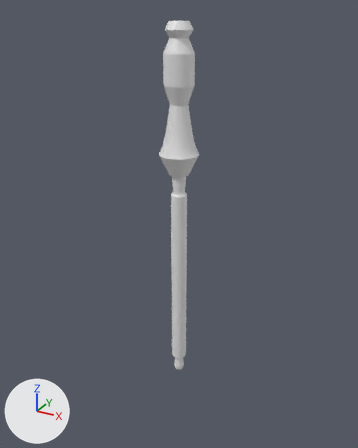
What one commit did to the Blender file Trident/axe.blend.
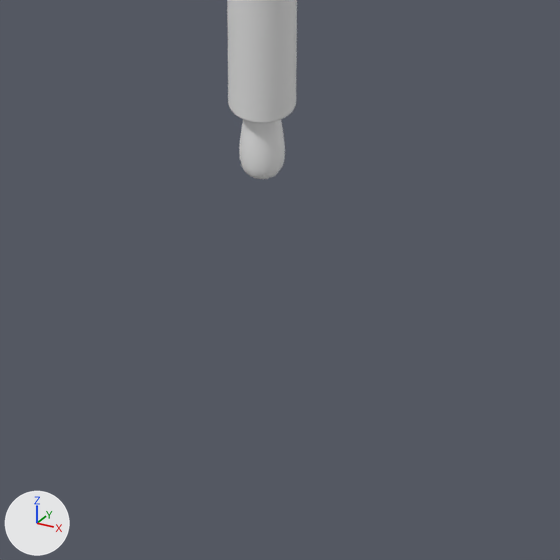
Each version is shown whole from a camera (50 mm lens) standing at (1.96, -3.5, 5.22) and looking at (-0.06, 0.17, 3.38), then close up on the part from 35% to 67% of the width and 74% to 100% of the height. Every picture has the same lights, and +X, +Y and +Z are marked at lower left. The same objects are shown in both versions, whatever each file hides.
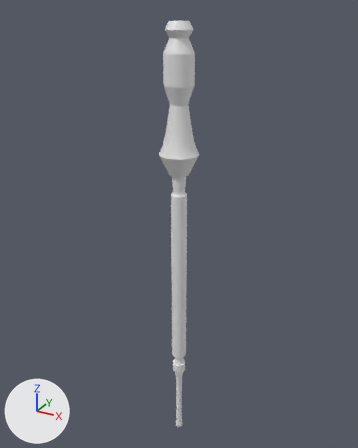
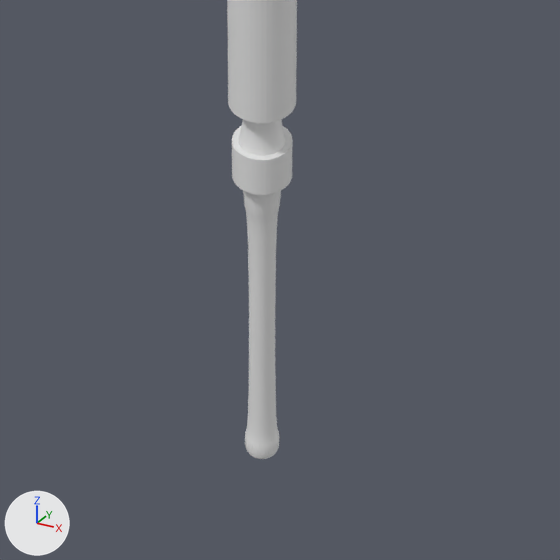
Boxes [x1, y1, x2, y2] around the edits, measured in the close-ups (560 x 560 px):
'Cylinder.003', reshaped: before [227, 0, 297, 179]; after [227, 0, 297, 459]
part 1 of me_cylinder_005, built on: before [239, 120, 285, 179]; after [232, 120, 293, 459]

What the commit changed:
me_cylinder_005 is used by ob_cylinder_003; location (0.003, 0.058, 4.773); scale (0.132, 0.132, 0.132).
me_cylinder_005 had 380 vertices, 372 faces and spanned x -1.3..1.3, y -1.4..1.4, z -22.3..2.6.
me_cylinder_005 now has 500 vertices, 492 faces and spans x -1.3..1.3, y -1.4..1.4, z -28.1..2.6.
Part 1, on me_cylinder_005:
6 vertices are removed from x -0.4..0.4, y -0.4..0.4, z -22.3.
21 faces are deleted.
4 vertices move within x -0.2..0.2, y -0.3..0.3, z -22.3.
120 vertices are added at x -0.5..0.5, y -0.5..0.5, z -28.1..-21.7.
6 new vertices lie (0.0, 0.0, 0.4) away from vertices in x -0.2..0.2, y -0.3..0.3, z -28.1.
141 new faces join them.
